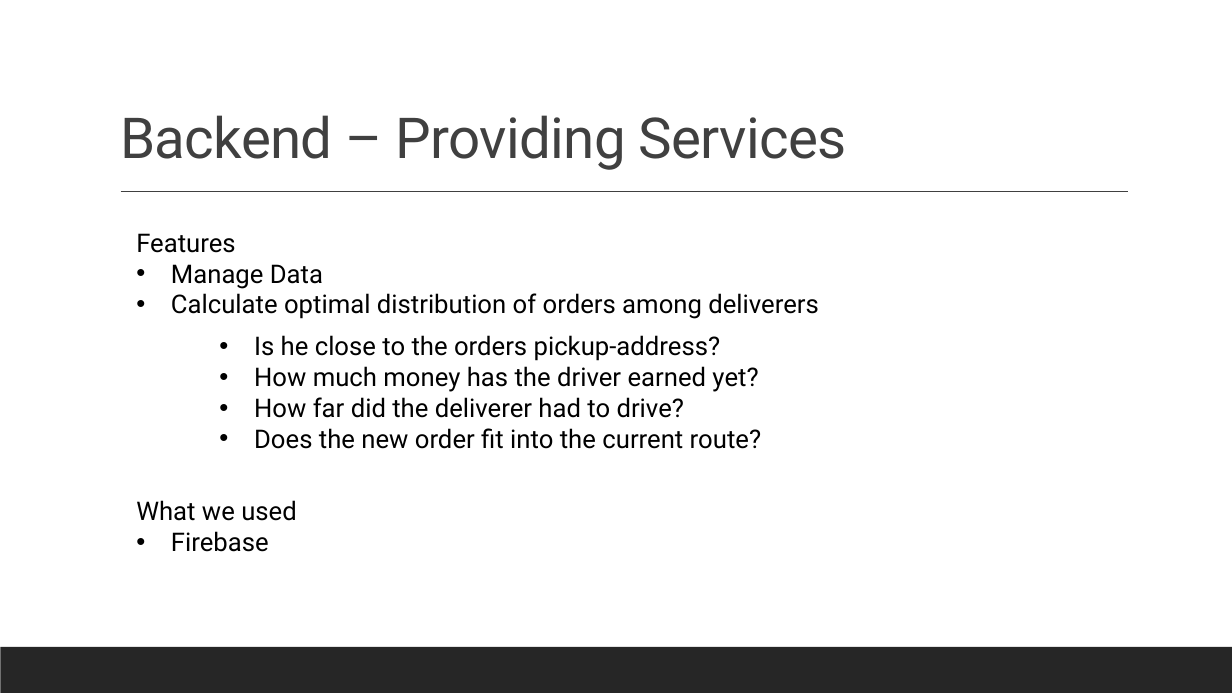
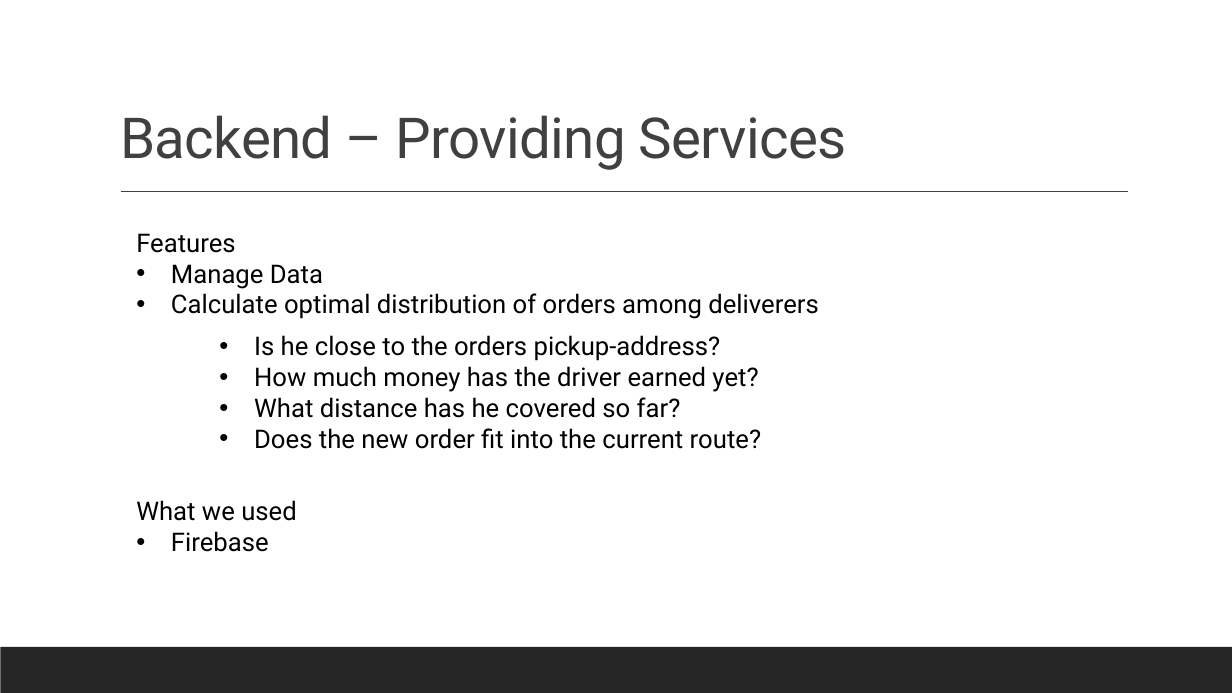
Before and after one commit to AlbinMamuti/PTV_BDI_B, a slide deck: slide 6 of Presentation.pptx. Drawn at 1232x693 pixels with LibreOffice and Linux fonts; fonts in the diff are those of the drawing. Boxes give left, top, right and bottom in pixels: in the first picture for what was removed or moved away, otherwise in the second. Text is boxed around its words. In the diff, an @@ line names an element or a change of style, - is before the commit and + after.

Commit message:
Präsentation3 added

```diff
--- a/Presentation.pptx
+++ b/Presentation.pptx
@@ text at (254,397,681,418): text changed @@
-• How far did the deliverer had to drive?
+• What distance has he covered so far?
```
Also in this commit, not shown: 1 other slide changed, 2 slides added, 1 slide removed, 1 other file.
